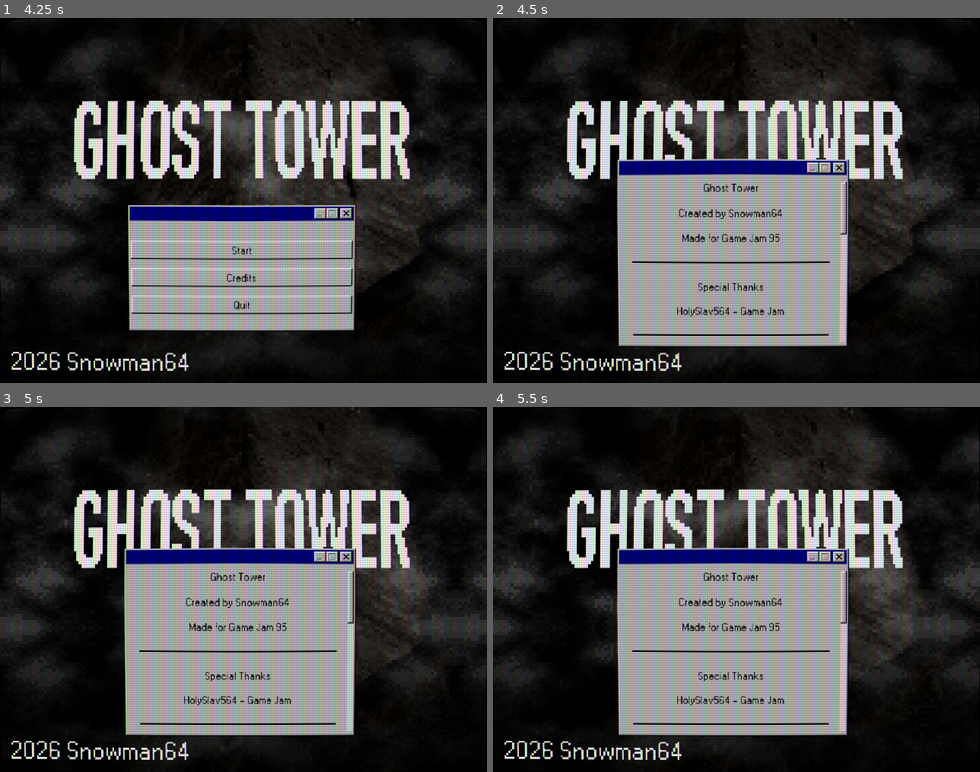
Above: before the commit, frames 1-4 (two rows, left to right).
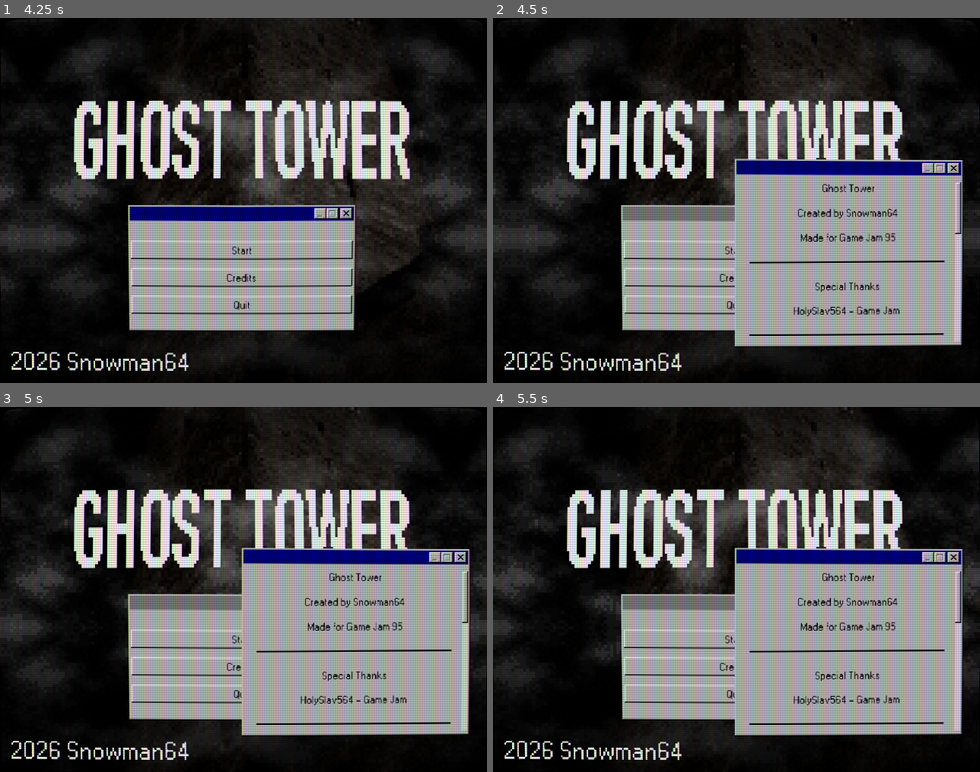
Above: after the commit, the same moments.

Repository: SnowmanSixtyFour/GhostTowerGameJam
Game: Godot game, scene res://Scenes/GUI/title.tscn
The game is run twice, just before and just after one commit, with the same random seed, the same clock (stepped at 60 frames per second) and the same inputs.
Inputs:
- Up to frame 1 (4.25 s): tap Enter (start) at 0.5, 0.6 s; click "Start" at 1.25 s; click "Start" at 2 s; click "Start" at 2.75 s; tap Tab at 3.6 s
- Up to frame 2 (4.5 s): tap Enter (start) at 4.35 s
- Up to frame 3 (5 s): no input
- Up to frame 4 (5.5 s): tap Tab at 5.1 s

Frame 1 is identical in both runs. In frame 2, 20% of the frame differs, in the area x 25-97%, y 38-91%; in frame 3, 20%; in frame 4, 20%.

Commit message:
Slight change to window movement

Diff:
--- a/Scenes/GUI/title.tscn
+++ b/Scenes/GUI/title.tscn
@@ -295,7 +295,7 @@
 [node name="CreditsWindow" type="Window" parent="." unique_id=1429849517]
 gui_embed_subwindows = true
 oversampling_override = 1.0
-position = Vector2i(172, 215)
+position = Vector2i(322, 215)
 size = Vector2i(295, 212)
 min_size = Vector2i(74, 2)
 max_size = Vector2i(632, 452)
--- a/Scripts/Scenes/title.gd
+++ b/Scripts/Scenes/title.gd
@@ -6,7 +6,10 @@
 
 @onready var press_start_label = $PressStartLabel
 
+var previous_options_position: Vector2i
+
 var move_credits_opposite = true
+var move_credits = false
 var screen_width = 640
 
 var last_focused_window
@@ -17,6 +20,8 @@
 	# Hide buttons
 	options_window.hide()
 	credits_window.hide()
+
+	previous_options_position = options_window.position
 
 	quit_game_window.hide()
 	quit_game_window_position = quit_game_window.position
@@ -30,9 +35,13 @@
 	credits_window.focus_entered.connect(_on_window_focused.bind(credits_window))
 
 func _process(delta: float):
+	if options_window.position != previous_options_position:
+		move_credits = true
+
 	# Move credits window before seen
-	if move_credits_opposite:
-		credits_window.position.x = screen_width - options_window.position.x - credits_window.size.x
+	if move_credits:
+		if move_credits_opposite:
+			credits_window.position.x = screen_width - options_window.position.x - credits_window.size.x
 
 	# Keep focus on quit game window
 	if warning:
